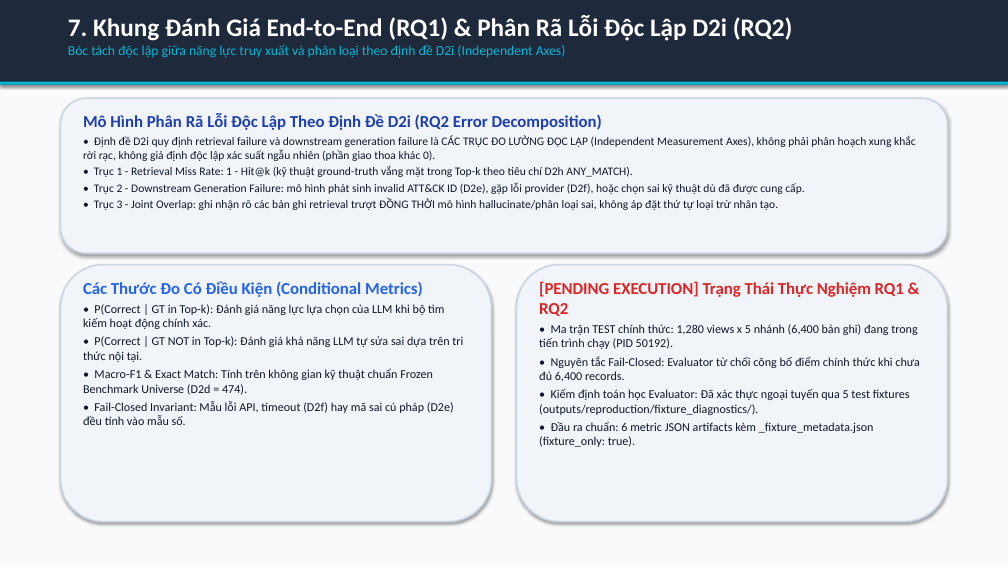
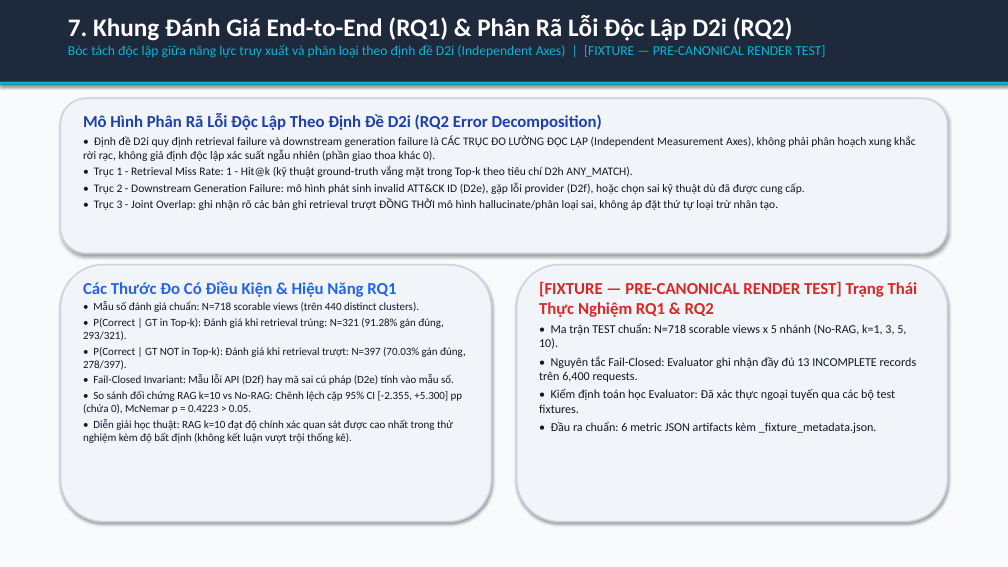
Before and after one commit to habachcp6/RAG2ATTCK, a slide deck: slide 8 of docs/presentation/slides.pptx. Drawn at 1008x567 pixels with LibreOffice and Linux fonts; fonts in the diff are those of the drawing. Boxes give left, top, right and bottom in pixels: in the first picture for what was removed or moved away, otherwise in the second. Text is boxed around its words. In the diff, an @@ line names an element or a change of style, - is before the commit and + after.

```diff
--- a/docs/presentation/slides.pptx
+++ b/docs/presentation/slides.pptx
@@ text at box(68, 45, 825, 58): text changed @@
-Bóc tách độc lập giữa năng lực truy xuất và phân loại theo định đề D2i (Independent Axes)
+Bóc tách độc lập giữa năng lực truy xuất và phân loại theo định đề D2i (Independent Axes) | [FIXTURE — PRE-CANONICAL RENDER TEST]
@@ text at box(83, 281, 466, 443): text changed; size 11.5 to 10.5 pt @@
-Các Thước Đo Có Điều Kiện (Conditional Metrics)
-• P(Correct | GT in Top-k): Đánh giá năng lực lựa chọn của LLM khi bộ tìm kiếm hoạt động chính xác.
-• P(Correct | GT NOT in Top-k): Đánh giá khả năng LLM tự sửa sai dựa trên tri thức nội tại.
-• Macro-F1 & Exact Match: Tính trên không gian kỹ thuật chuẩn Frozen Benchmark Universe (D2d = 474).
-• Fail-Closed Invariant: Mẫu lỗi API, timeout (D2f) hay mã sai cú pháp (D2e) đều tính vào mẫu số.
+Các Thước Đo Có Điều Kiện & Hiệu Năng RQ1
+• Mẫu số đánh giá chuẩn: N=718 scorable views (trên 440 distinct clusters).
+• P(Correct | GT in Top-k): Đánh giá khi retrieval trúng: N=321 (91.28% gán đúng, 293/321).
+• P(Correct | GT NOT in Top-k): Đánh giá khi retrieval trượt: N=397 (70.03% gán đúng, 278/397).
+• Fail-Closed Invariant: Mẫu lỗi API (D2f) hay mã sai cú pháp (D2e) tính vào mẫu số.
+• So sánh đối chứng RAG k=10 vs No-RAG: Chênh lệch cặp 95% CI [-2.355, +5.300] pp (chứa 0), McNemar p = 0.4223 > 0.05.
+• Diễn giải học thuật: RAG k=10 đạt độ chính xác quan sát được cao nhất trong thử nghiệm kèm độ bất định (không kết luận vượt trội thống kê).
@@ text at box(539, 281, 918, 433): text changed @@
-[PENDING EXECUTION] Trạng Thái Thực Nghiệm RQ1 & RQ2
-• Ma trận TEST chính thức: 1,280 views x 5 nhánh (6,400 bản ghi) đang trong tiến trình chạy (PID 50192).
-• Nguyên tắc Fail-Closed: Evaluator từ chối công bố điểm chính thức khi chưa đủ 6,400 records.
-• Kiểm định toán học Evaluator: Đã xác thực ngoại tuyến qua 5 test fixtures (outputs/reproduction/fixture_diagnostics/).
-• Đầu ra chuẩn: 6 metric JSON artifacts kèm _fixture_metadata.json (fixture_only: true).
+[FIXTURE — PRE-CANONICAL RENDER TEST] Trạng Thái Thực Nghiệm RQ1 & RQ2
+• Ma trận TEST chuẩn: N=718 scorable views x 5 nhánh (No-RAG, k=1, 3, 5, 10).
+• Nguyên tắc Fail-Closed: Evaluator ghi nhận đầy đủ 13 INCOMPLETE records trên 6,400 requests.
+• Kiểm định toán học Evaluator: Đã xác thực ngoại tuyến qua các bộ test fixtures.
+• Đầu ra chuẩn: 6 metric JSON artifacts kèm _fixture_metadata.json.
```
Also in this commit, not shown: 11 other slides changed, 17 other files.
